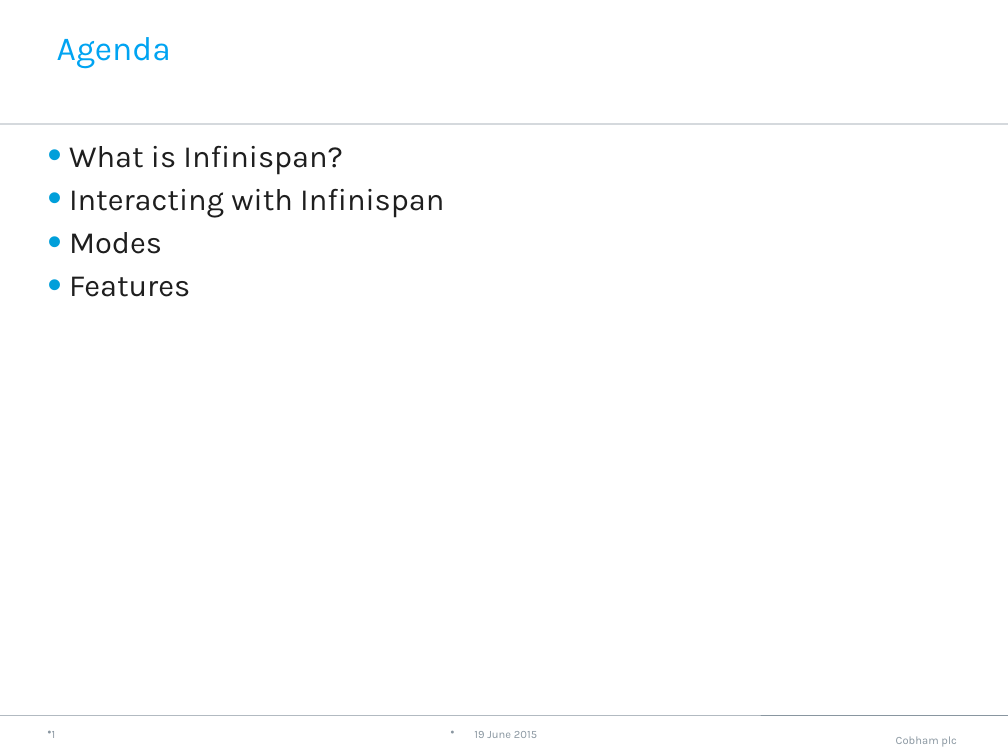
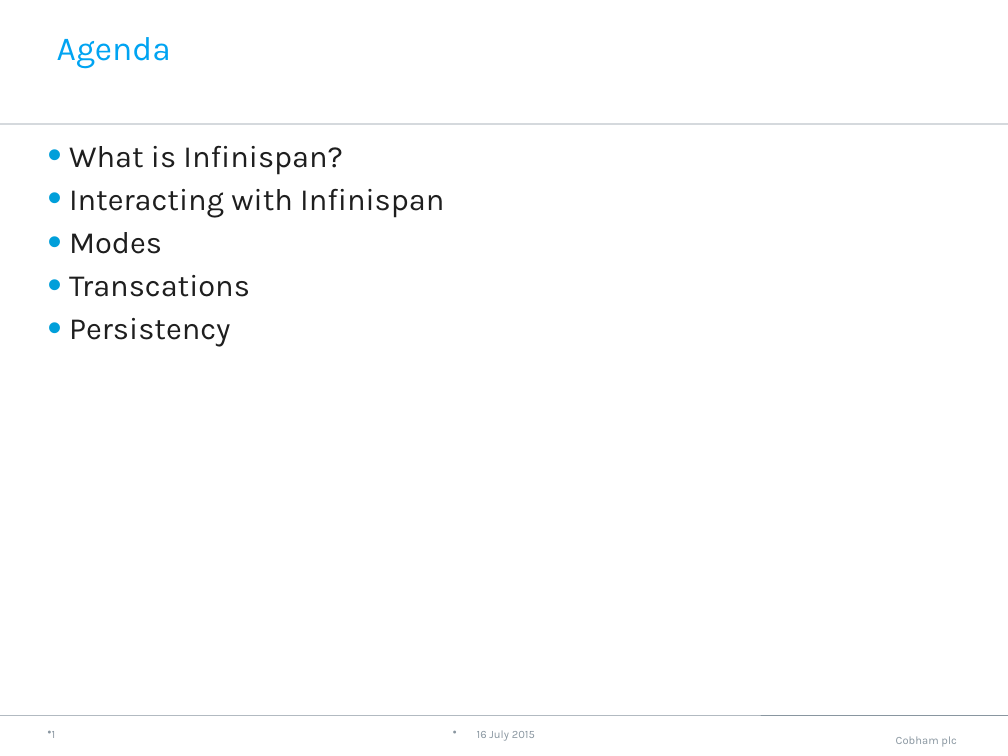
Before and after one commit to neha-bansal/Demos, a slide deck: slide 2 of infinispan-embedded-tutorial/Infinispan.pptx. Drawn at 1008x756 pixels with LibreOffice and Linux fonts; fonts in the diff are those of the drawing; background and template pictures are left out. Boxes give left, top, right and bottom in pixels: in the first picture for what was removed or moved away, otherwise in the second. Text is boxed around its words. In the diff, an @@ line names an element or a change of style, - is before the commit and + after.

```diff
--- a/infinispan-embedded-tutorial/Infinispan.pptx
+++ b/infinispan-embedded-tutorial/Infinispan.pptx
@@ text at (69, 275, 250, 347): text changed @@
-• Features
+• Transcations
+• Persistency
@@ text at (477, 731, 535, 741): text changed @@
-19 June 2015
+16 July 2015
```
Also in this commit, not shown: 9 other slides changed, 2 slides added, 1 slide removed.
